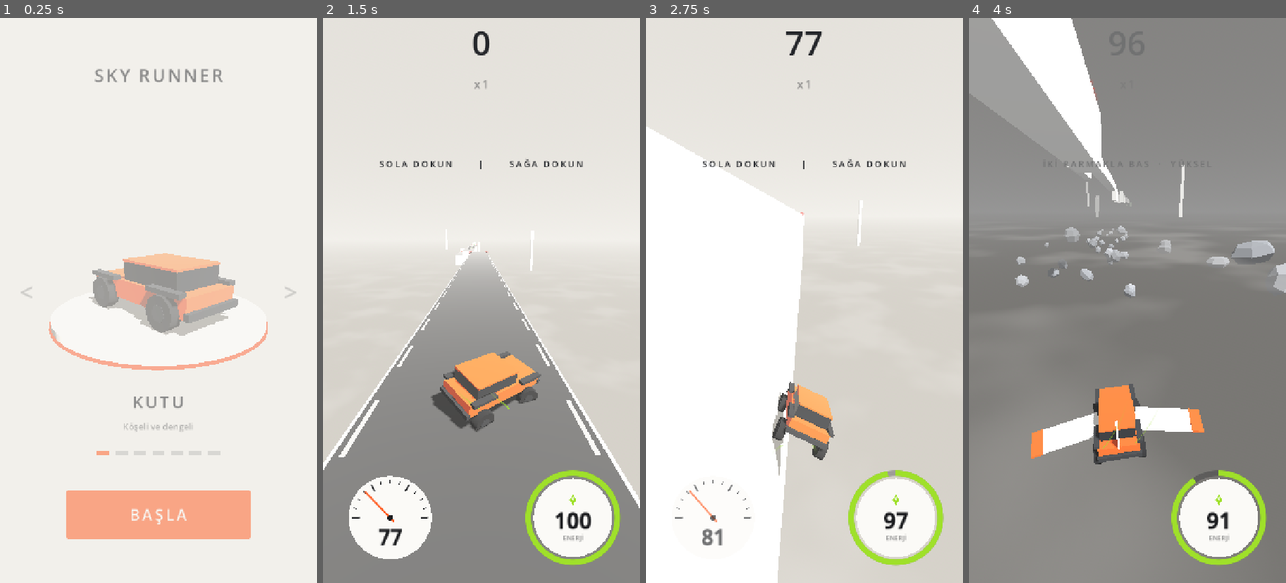
Above: before the commit, frames 1-4 (left to right).
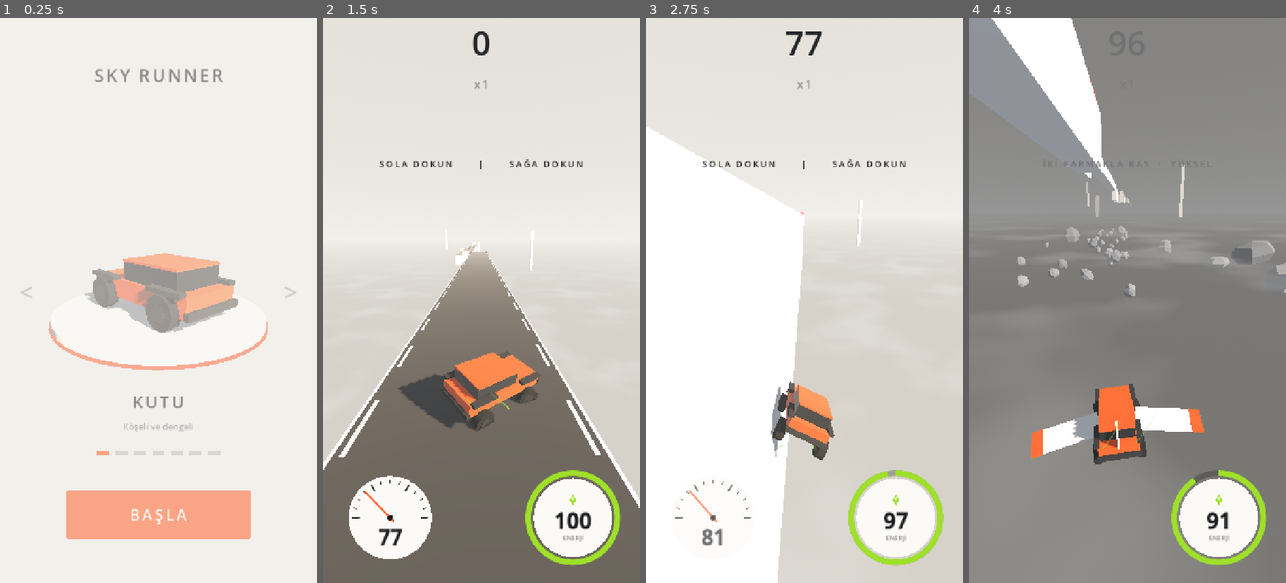
Above: after the commit, the same moments.

Repository: basarbellisan/Runny
Game: Godot game, scene res://scenes/menu.tscn
Two runs of this game, one before a commit and one after it. Both use one fixed random seed, a clock stepped at 60 frames per second and the inputs below.
Inputs (mouse positions are in pixels of both pictures, inside the frame that each line leads up to):
- Up to frame 1 (0.25 s): no input
- Up to frame 2 (1.5 s): click "BAŞLA" at 0.5 s; tap Enter at 1.25, 1.35 s; move the mouse to (551, 272) at 1.27 s; hold D from 1.28 s (still down); click (551, 272) at 1.42 s
- Up to frame 3 (2.75 s): tap Space at 1.52 s; release D at 2 s; drag from (741, 328) to (788, 413) at 2.02 s
- Up to frame 4 (4 s): move the mouse to (1159, 176) at 2.77 s; hold D 2.78-3.5 s; tap Enter at 2.85 s; drag from (1111, 413) to (1032, 215) at 3.52 s

The runs differ from the first frame. In frame 1, 0.3% of the frame differs, in the area x 26-72%, y 45-57%; in frame 2, 30%, in the area x 0-100%, y 40-100%; in frame 3, 1.1%; in frame 4, 2.4%.

Commit message:
Işık: altın saat (sıcak alçak güneş, serin ortam ışığı), oyun ve garaj
Açık renkli yüzeyler artık beyaza patlamıyor. Eski gün ışığı --light=3 ile önizlenebilir.

Co-Authored-By: Claude Opus 5.5 <noreply@anthropic.com>
Claude-Session: https://claude.ai/code/session_016S88RPn945sNcGg6oLe6PH

Diff:
--- a/scenes/main.tscn
+++ b/scenes/main.tscn
@@ -22,9 +22,9 @@
 background_mode = 2
 sky = SubResource("Sky")
 ambient_light_source = 2
-ambient_light_color = Color(0.922, 0.91, 0.886, 1)
+ambient_light_color = Color(0.831, 0.863, 0.922, 1)
 ambient_light_sky_contribution = 0.35
-ambient_light_energy = 0.75
+ambient_light_energy = 0.45
 tonemap_mode = 0
 fog_enabled = true
 fog_light_color = Color(0.949, 0.941, 0.922, 1)
@@ -68,10 +68,10 @@
 environment = SubResource("Env")
 
 [node name="Sun" type="DirectionalLight3D" parent="."]
-rotation = Vector3(-0.9, 0.75, 0)
-light_color = Color(1, 0.98, 0.949, 1)
+rotation = Vector3(-0.488692, 1.082104, 0)
+light_color = Color(1, 0.847, 0.659, 1)
 sky_mode = 1
-light_energy = 1.25
+light_energy = 0.85
 shadow_enabled = true
 directional_shadow_max_distance = 150.0
 
--- a/scripts/game.gd
+++ b/scripts/game.gd
@@ -24,23 +24,24 @@
 	"env:fog_light_color": [Palette.PAPER, Color("26282c")],
 	"env:fog_density": [0.0028, 0.005],
 	"env:fog_height": [-30.0, -160.0],
-	"env:ambient_light_color": [Color("ebe8e2"), Color("8a8f97")],
-	"env:ambient_light_energy": [0.6, 0.95],
-	"sun:light_color": [Color("fffaf2"), Color("dfe4ea")],
-	"sun:light_energy": [1.0, 0.95],
+	# Üst katman "altın saat": sıcak alçak güneş, serin ortam ışığı (açık renkler beyaza patlamaz)
+	"env:ambient_light_color": [Color("d4dceb"), Color("8a8f97")],
+	"env:ambient_light_energy": [0.45, 0.95],
+	"sun:light_color": [Color("ffd8a8"), Color("dfe4ea")],
+	"sun:light_energy": [0.85, 0.95],
 	# Bulut tabakası: üstten bakınca sise karışır, alttan açık gri bir tavan olur
 	"cloud:albedo_color": [Color(0.97, 0.96, 0.95, 0.35), Color(0.78, 0.77, 0.75, 0.55)],
 }
 
-## Işık denemeleri (--light=N): üst katmanın ışığı ve ton eşleme. "tone": [mod, pozlama, beyaz]
+## Işık denemeleri (--light=N; 0 = oyunun ışığı, altın saat): üst katmanın ışığı ve ton eşleme. "tone": [mod, pozlama, beyaz]
 ## mod: 0 doğrusal, 2 filmik, 3 ACES, 4 AgX. "sun_rot": güneşin yönü (derece)
 const LIGHT_PRESETS := [
 	{},
 	{"name": "Yumuşak gün", "sun:light_energy": 0.72, "env:ambient_light_energy": 0.42},
 	{"name": "Serin sabah", "sun:light_energy": 0.8, "sun:light_color": Color("e6eeff"),
 		"env:ambient_light_color": Color("f2e6d2"), "env:ambient_light_energy": 0.42, "sun_rot": Vector3(-40, -35, 0)},
-	{"name": "Altın saat", "sun:light_energy": 0.85, "sun:light_color": Color("ffd8a8"),
-		"env:ambient_light_color": Color("d4dceb"), "env:ambient_light_energy": 0.45, "sun_rot": Vector3(-28, 62, 0)},
+	{"name": "Eski gün ışığı", "sun:light_energy": 1.0, "sun:light_color": Color("fffaf2"),
+		"env:ambient_light_color": Color("ebe8e2"), "env:ambient_light_energy": 0.6, "sun_rot": Vector3(-51.6, 43.0, 0)},
 	{"name": "Bulutlu", "sun:light_energy": 0.38, "env:ambient_light_energy": 0.72, "shadow_blur": 4.0},
 	{"name": "Öğle kontrast", "sun:light_energy": 0.82, "env:ambient_light_energy": 0.28, "sun_rot": Vector3(-72, 30, 0)},
 ]
--- a/scripts/menu.gd
+++ b/scripts/menu.gd
@@ -167,7 +167,7 @@
 	env.background_mode = Environment.BG_COLOR
 	env.background_color = Palette.PAPER
 	env.ambient_light_source = Environment.AMBIENT_SOURCE_COLOR
-	env.ambient_light_color = Color("ebe8e2")
+	env.ambient_light_color = Color("d4dceb")
 	# Arabalar soluk görünmesin: ortam ışığı ve sis kısık (sis yalnız uzaktaki
 	# platformları yumuşatır, öndeki arabanın rengini bozmaz)
 	env.ambient_light_energy = 0.38
@@ -178,7 +178,9 @@
 	we.environment = env
 	add_child(we)
 	var sun := DirectionalLight3D.new()
-	sun.rotation = Vector3(-0.95, 0.6, 0)
+	# Oyunla aynı "altın saat": sıcak, alçaktan gelen güneş
+	sun.rotation = Vector3(-0.55, 0.6, 0)
+	sun.light_color = Color("ffd8a8")
 	sun.light_energy = 0.9
 	sun.shadow_enabled = true
 	sun.directional_shadow_max_distance = 40.0
